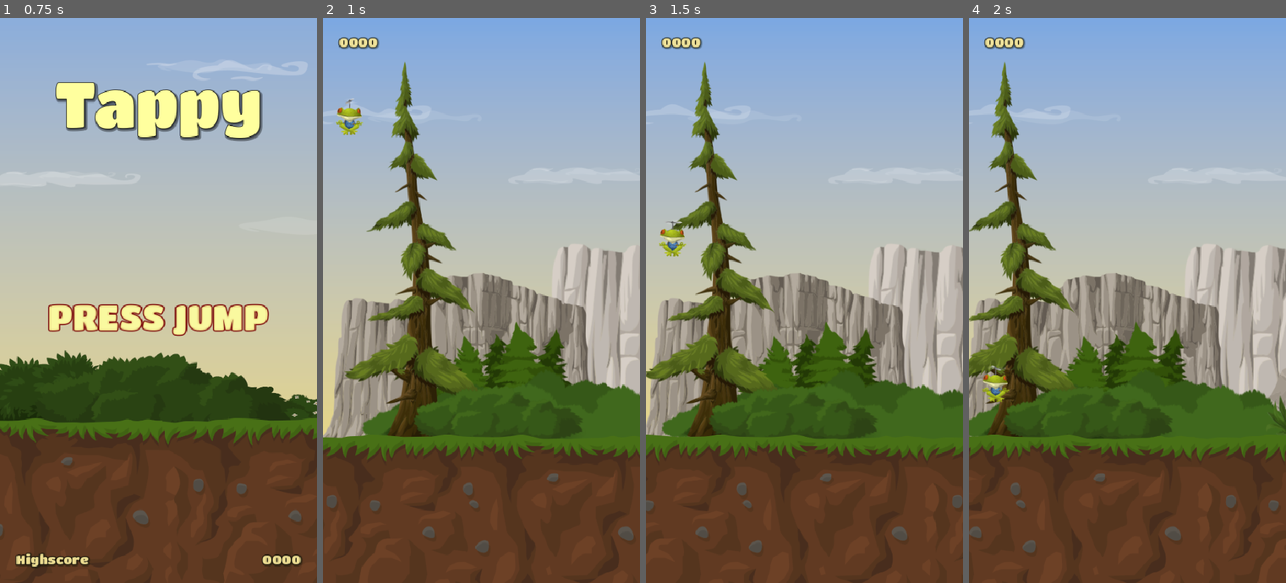
Above: before the commit, frames 1-4 (left to right).
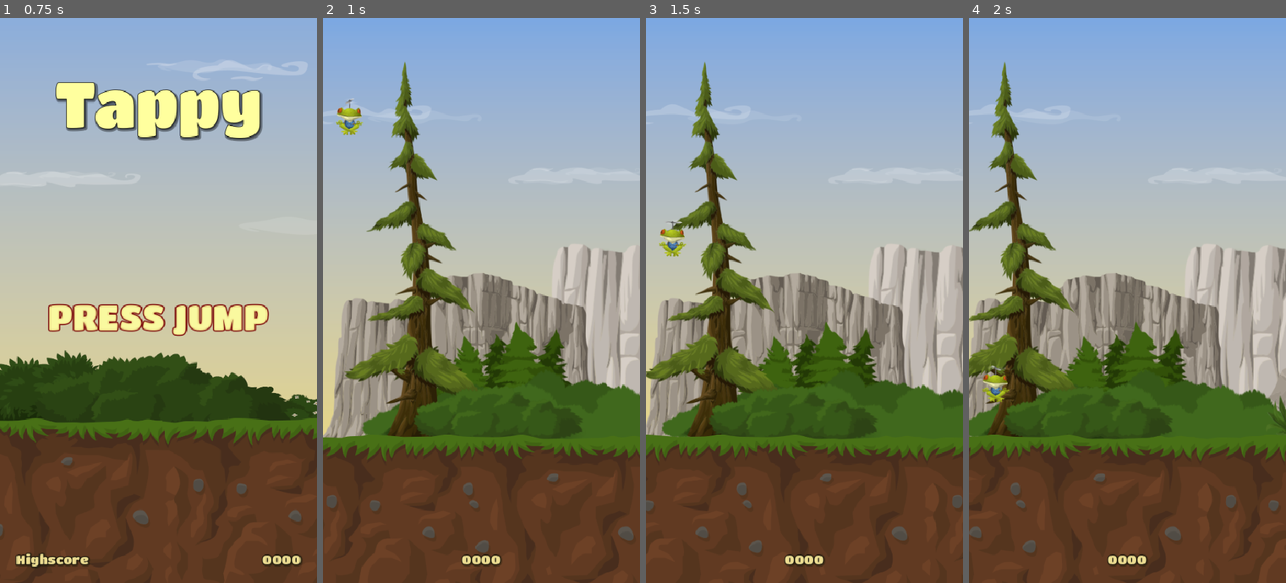
Above: after the commit, the same moments.

Repository: RuhlMirko/godot-learning
Game: Godot game, scene res://main.tscn
Same seed, same stepped clock (60 frames per second), same inputs: the game is played once before the commit and once after it.
Inputs:
- Up to frame 1 (0.75 s): no input
- Up to frame 2 (1 s): tap Up (jump) at 0.77 s
- Up to frame 3 (1.5 s): no input
- Up to frame 4 (2 s): tap Up (jump) at 1.52 s

Frame 1 is identical in both runs. In frame 2, 0.5% of the frame differs, in the area x 4-57%, y 3-98%; in frame 3, 0.5%; in frame 4, 0.5%.

Commit message:
Added save files

Diff:
--- a/tappy/globals/ScoreManager.gd
+++ b/tappy/globals/ScoreManager.gd
@@ -1,16 +1,22 @@
 extends Node
 
+const SAVE_PATH : String = "user://tappy_game.dat"
+
 var _score : int = 0
-var high_score : int = 0:
-	set(value):
-		if value > high_score:
-			high_score = value
+var high_score : int = 0
+	#set(value):
+		#if value > high_score:
+			#high_score = value
+			#save_to_file()
 
 func _ready() -> void:
+	load_from_file()
 	Signalhub.tappy_died.connect(on_tappy_died)
 
 func on_tappy_died()->void:
-	high_score = _score
+	if _score > high_score:
+			high_score = _score
+			save_to_file()
 	reset_score()
 
 func reset_score()->void:
@@ -19,3 +25,18 @@
 func add_point()->void:
 	_score += 1
 	Signalhub.scored_gate(_score)
+
+func save_to_file():
+	var file = FileAccess.open(SAVE_PATH, FileAccess.WRITE)
+	if !file:
+		push_error("Save file not found")
+		return
+	file.store_32(high_score)
+
+func load_from_file():
+	var file = FileAccess.open(SAVE_PATH, FileAccess.READ)
+	if !file:
+		push_error("Save file not found")
+		return
+	high_score = file.get_32()
+	return high_score
--- a/tappy/scenes/game_ui.tscn
+++ b/tappy/scenes/game_ui.tscn
@@ -39,8 +39,8 @@
 
 [node name="ScoreLabel" type="Label" parent="MarginContainer" unique_id=1649722459]
 layout_mode = 2
-size_flags_horizontal = 0
-size_flags_vertical = 0
+size_flags_horizontal = 4
+size_flags_vertical = 8
 text = "0000"
 label_settings = ExtResource("1_yubou")
 
--- a/tappy/scenes/tappy.tscn
+++ b/tappy/scenes/tappy.tscn
@@ -353,6 +353,7 @@
 
 [sub_resource type="Animation" id="Animation_rlpvy"]
 length = 0.001
+loop_mode = 1
 tracks/0/type = "value"
 tracks/0/imported = false
 tracks/0/enabled = true
@@ -459,3 +460,4 @@
 volume_db = -29.023
 pitch_scale = 1.37
 autoplay = true
+parameters/looping = true
